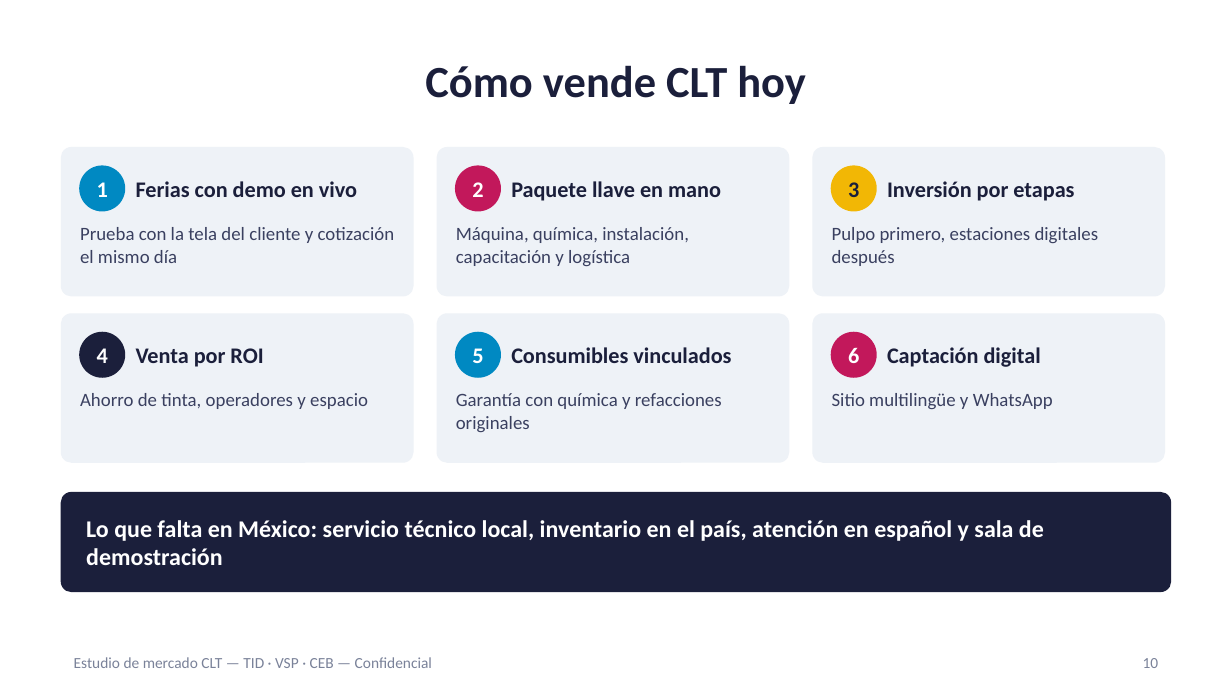
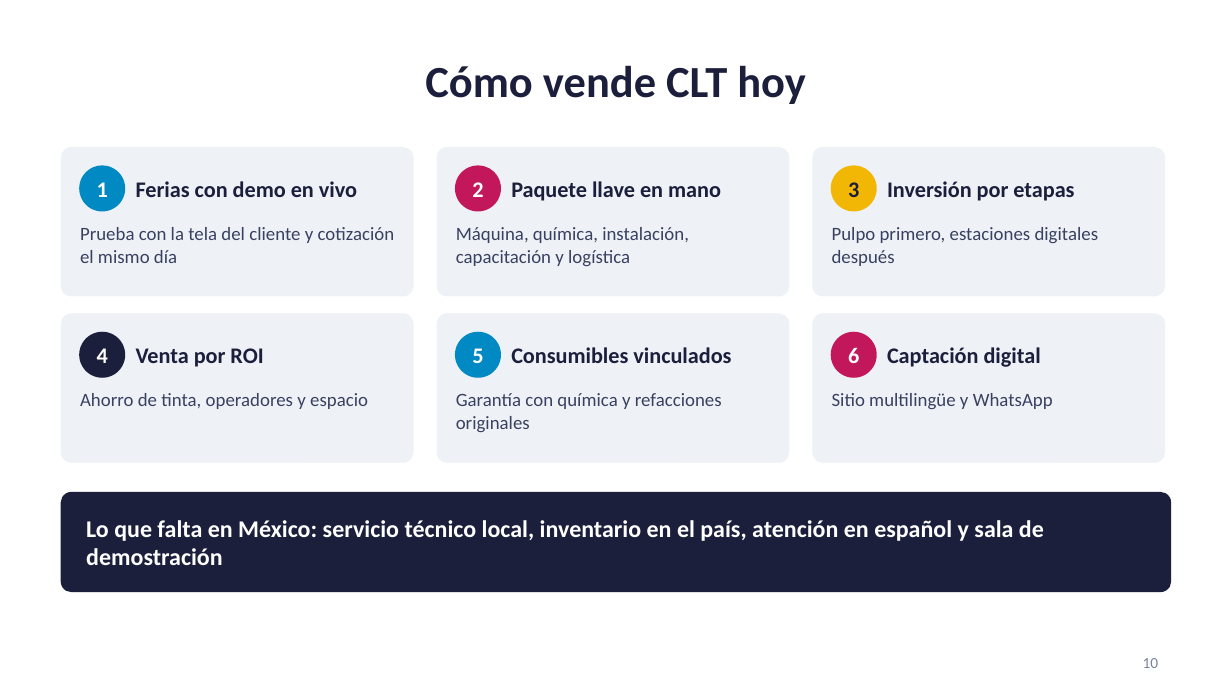
Before and after one commit to carlosmoreno793508/Cosas-Carlos, a slide deck: slide 10 of propuesta-clt/Estudio_Mercado_CLT_Mexico_Latam_ES.pptx. Drawn at 1232x693 pixels with LibreOffice and Linux fonts; fonts in the diff are those of the drawing. Boxes give left, top, right and bottom in pixels: in the first picture for what was removed or moved away, otherwise in the second. Text is boxed around its words. In the diff, an @@ line names an element or a change of style, - is before the commit and + after.

```diff
--- a/propuesta-clt/Estudio_Mercado_CLT_Mexico_Latam_ES.pptx
+++ b/propuesta-clt/Estudio_Mercado_CLT_Mexico_Latam_ES.pptx
@@ text removed at bbox=[74, 657, 432, 668] @@
-Estudio de mercado CLT — TID · VSP · CEB — Confidencial
```
Also in this commit, not shown: 28 other slides changed, 6 other files.
